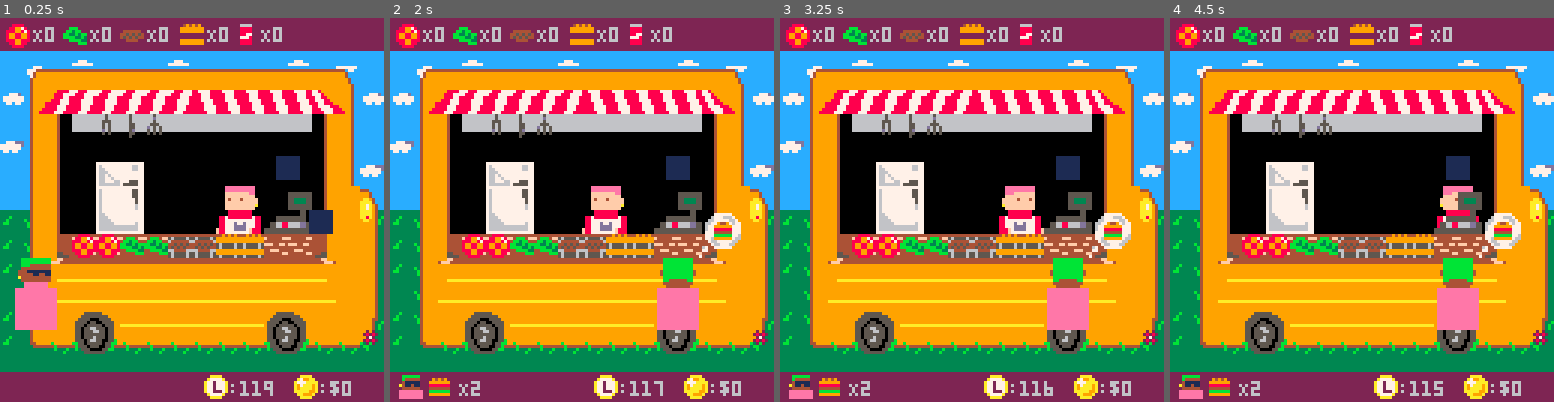
Above: before the commit, frames 1-4 (left to right).
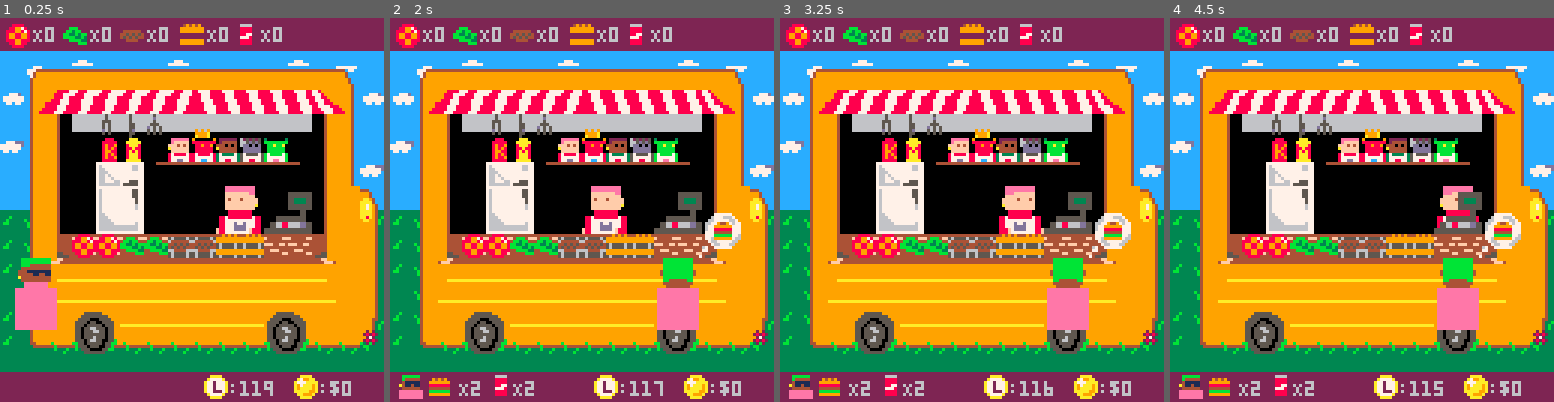
Above: after the commit, the same moments.

Repository: Agrumee/projet-collectif---pico-8-pico-resto
Game: PICO-8 cartridge PicoRestoV1.p8
The game is run twice, just before and just after one commit, with the same random seed, the same clock (stepped at 60 frames per second) and the same inputs.
Inputs:
- Up to frame 1 (0.25 s): no input
- Up to frame 2 (2 s): hold Left from 1.97 s (still down)
- Up to frame 3 (3.25 s): release Left at 2.37 s; hold Down 2.42-2.82 s; hold Right from 2.87 s (still down)
- Up to frame 4 (4.5 s): release Right at 3.53 s; hold Up 3.58-4.08 s; hold Right from 4.13 s (still down)

The runs differ from the first frame. In frame 1, 3.2% of the frame differs, in the area x 26-87%, y 28-57%; in frame 2, 3.0%; in frame 3, 3.0%; in frame 4, 3.0%.

Commit message:
ajout des employés du mois, ajout ketchup moutarde, ajout shiny burger animation

Diff:
--- a/PicoRestoV1.p8
+++ b/PicoRestoV1.p8
@@ -12,6 +12,7 @@
     create_burger()
     client_aleatoire()
     score=0
+    burger_shiny()
 end
 
 function _update()
@@ -131,6 +132,10 @@
 --rapport a la demande du
 --client
 function update_assemblage()
+
+show_burger=14
+
+
 				if (chef.tomate >= burger.tomate)
 and (chef.pain >= burger.pain)
 and (chef.steak >= burger.steak)
@@ -157,13 +162,17 @@
 or (btnp(➡️))
 or (btnp(⬅️))
 then
-burger.finishsprite = 14
+show_burger = 14
+end
+if chef.burger > 0
+and chef.x == 11
+then show_burger = rnd(burger_finish)
 end
 end
 end
 
 function draw_assemblage()
-spr(burger.finishsprite,92,46,1,1)
+spr(show_burger,92,46,1,1)
 end
 -->8
 --foodtruck
@@ -377,9 +386,12 @@
 	steak = 1,
 	pain = 1,
 	sprite = 14,
-	finishsprite = 14,
 	boisson = 1
 	}
+end
+
+function burger_shiny()
+	burger_finish = {59,60}
 end
 
 function draw_burger()
@@ -405,6 +417,9 @@
 		spr(39,13,118)
 		spr(minisprite,3,119)
 		print("X"..client.order,23,121)
+		spr(43, 35, 118)
+		print("X"..client.order,41,121)
+
 	end
 end
 
@@ -536,9 +551,9 @@
 7f7f7f617f7f7f617f7f7f7f617f7f7f7f5f5f5f5f5f5f5f5f5f5f5f5f5f5f5f5f5f5f5f5f5f5f5f5f5f5f5f5f5f5f5f5f5f5f5f5f5f0000000000000000000000000000000000000000000000000000000000000000000000000000000000000000000000000000000000000000000000000000000000000000000000000000
 60414545454545454545454545456e60605f5f5f5f5f5f5f5f5f5f5f5f5f5f5f5f5f5f5f5f5f5f5f5f5f5f5f5f5f5f5f5f5f5f5f5f5f0000000000000000000000000000000000000000000000000000000000000000000000000000000000000000000000000000000000000000000000000000000000000000000000000000
 70524c4d4d4d4d4d4e4e4e4e4e505170605f5f5f5f5f5f5f5f5f5f5f5f5f5f5f5f5f5f5f5f5f5f5f5f5f5f5f5f5f5f5f5f5f5f5f5f5f0000000000000000000000000000000000000000000000000000000000000000000000000000000000000000000000000000000000000000000000000000000000000000000000000000
-60685763737574636363636363587160605f5f5f5f5f5f5f5f5f5f5f5f5f5f5f5f5f5f5f5f5f5f5f5f5f5f5f5f5f5f5f5f5f5f5f5f5f0000000000000000000000000000000000000000000000000000000000000000000000000000000000000000000000000000000000000000000000000000000000000000000000000000
-7868577c7c7c7c7c7c7c7c7c7c587160605f5f5f5f5f5f5f5f5f5f5f5f5f5f5f5f5f5f5f5f5f5f5f5f5f5f5f5f5f5f5f5f5f5f5f5f5f0000000000000000000000000000000000000000000000000000000000000000000000000000000000000000000000000000000000000000000000000000000000000000000000000000
-6068577c02017c7c7c7c7c7c7c587178605f5f5f5f5f5f5f5f5f5f5f5f5f5f5f5f5f5f5f5f5f5f5f5f5f5f5f5f5f5f5f5f5f5f5f5f5f0000000000000000000000000000000000000000000000000000000000000000000000000000000000000000000000000000000000000000000000000000000000000000000000000000
+60685763737574632863636363587160605f5f5f5f5f5f5f5f5f5f5f5f5f5f5f5f5f5f5f5f5f5f5f5f5f5f5f5f5f5f5f5f5f5f5f5f5f0000000000000000000000000000000000000000000000000000000000000000000000000000000000000000000000000000000000000000000000000000000000000000000000000000
+7868577c292a7c3637393a387c587160605f5f5f5f5f5f5f5f5f5f5f5f5f5f5f5f5f5f5f5f5f5f5f5f5f5f5f5f5f5f5f5f5f5f5f5f5f0000000000000000000000000000000000000000000000000000000000000000000000000000000000000000000000000000000000000000000000000000000000000000000000000000
+6068577c02013d3e3e3e3e3e3f587178605f5f5f5f5f5f5f5f5f5f5f5f5f5f5f5f5f5f5f5f5f5f5f5f5f5f5f5f5f5f5f5f5f5f5f5f5f0000000000000000000000000000000000000000000000000000000000000000000000000000000000000000000000000000000000000000000000000000000000000000000000000000
 6068577c7c7c7c7c7c7c7c7c67585446605f5f5f5f5f5f5f5f5f5f5f5f5f5f5f5f5f5f5f5f5f5f5f5f5f5f5f5f5f5f5f5f5f5f5f5f5f0000000000000000000000000000000000000000000000000000000000000000000000000000000000000000000000000000000000000000000000000000000000000000000000000000
 6f40577c7c7c7c7c7c7c7c767758545e595f5f5f5f5f5f5f5f5f5f5f5f5f5f5f5f5f5f5f5f5f5f5f5f5f5f5f5f5f5f5f5f5f5f5f5f5f0000000000000000000000000000000000000000000000000000000000000000000000000000000000000000000000000000000000000000000000000000000000000000000000000000
 6f405c696969697979797969695d54446f5f5f5f5f5f5f5f5f5f5f5f5f5f5f5f5f5f5f5f5f5f5f5f5f5f5f5f5f5f5f5f5f5f5f5f5f5f0000000000000000000000000000000000000000000000000000000000000000000000000000000000000000000000000000000000000000000000000000000000000000000000000000
Not shown, changed: 23 lines of the sprite sheet (__gfx__) section of PicoRestoV1.p8
